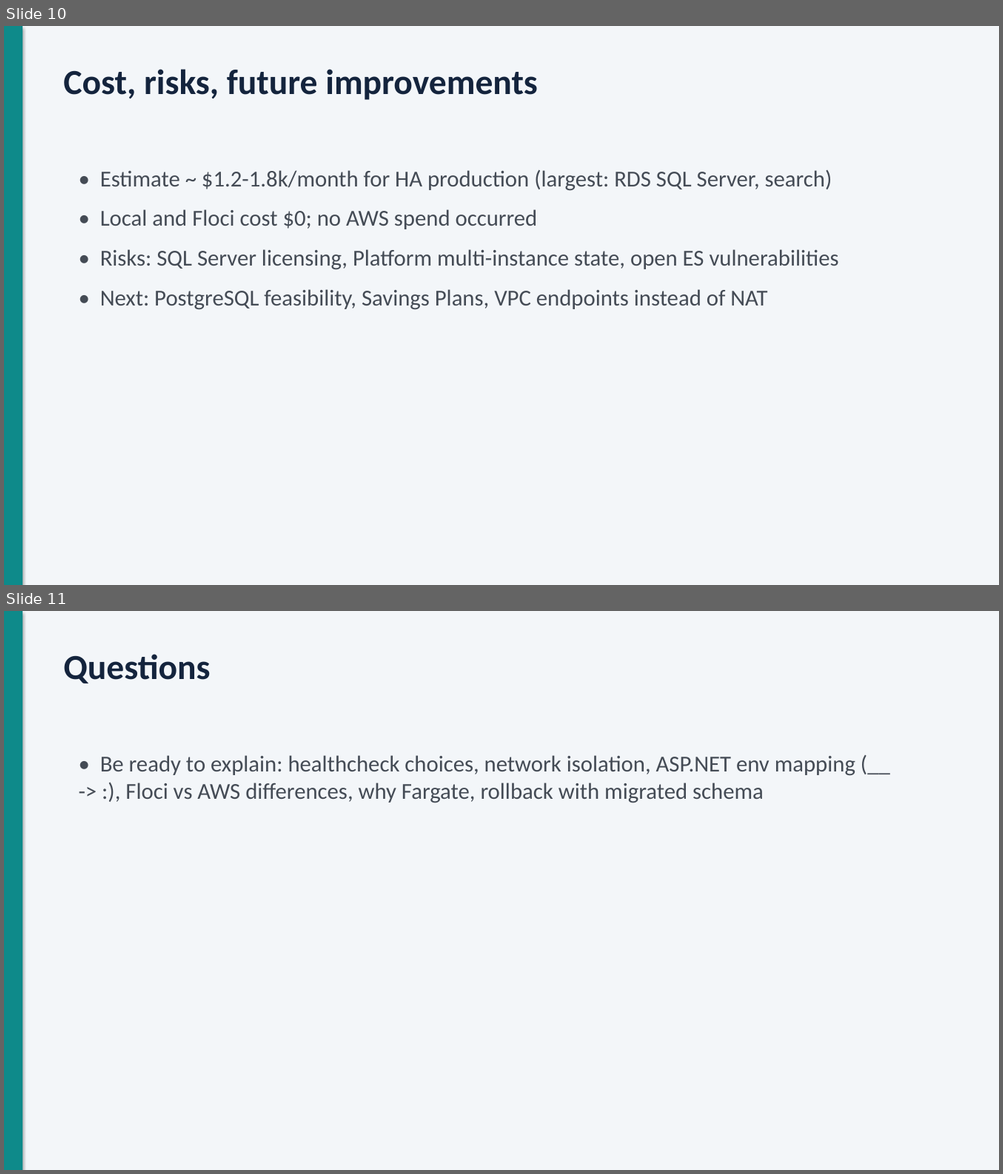
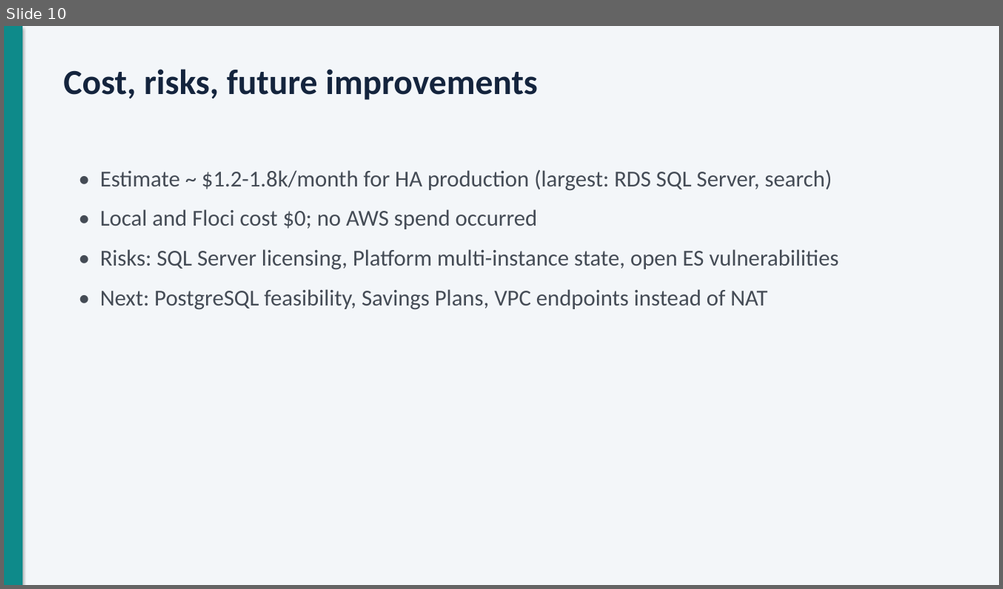
Before and after one commit to dussashivani/Project_Virto-Commerce-Platform_, a slide deck: docs/presentation/Virto-AWS-DevOps-presentation.pptx. Shown one above the other, each under a label of ours: slides 10 and 11 before the commit, slide 10 after it. The pictures are 1003x1174 and 1003x589 pixels, drawn with LibreOffice and Linux fonts; fonts in the diff are those of the drawing. Boxes give left, top, right and bottom in pixels: in the first picture for what was removed or moved away, otherwise in the second. Text is boxed around its words. In the diff, an @@ line names an element or a change of style, - is before the commit and + after.

```diff
--- a/docs/presentation/Virto-AWS-DevOps-presentation.pptx
+++ b/docs/presentation/Virto-AWS-DevOps-presentation.pptx
@@ slide 11 removed at (4, 611, 999, 1170), background #F3F6F9 @@
@@ rectangle removed at (4, 611, 22, 1170) @@
@@ text removed at (63, 654, 210, 684) @@
-Questions
@@ text removed at (100, 755, 855, 803) @@
-• Be ready to explain: healthcheck choices, network isolation, ASP.NET env mapping (__ -> :), Floci vs AWS differences, why Fargate, rollback with migrated schema
```
Also in this commit, not shown: 1 slide changed, 1 slide added.
